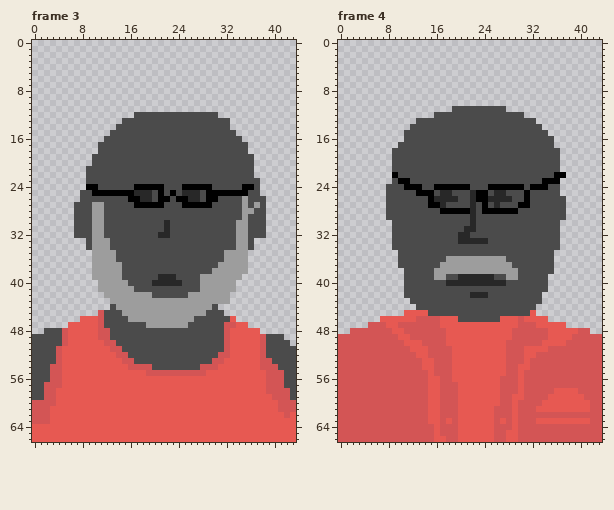
Edited in one commit: pixel-art file (sprite/aseprite/MaleFaceComponentsReSize.aseprite). Above, as it was before the edit.
44x67 pixels, 5 frames. Shown: frame 3, frame 4. The commit also changed other frames, which this record leaves out.
After:
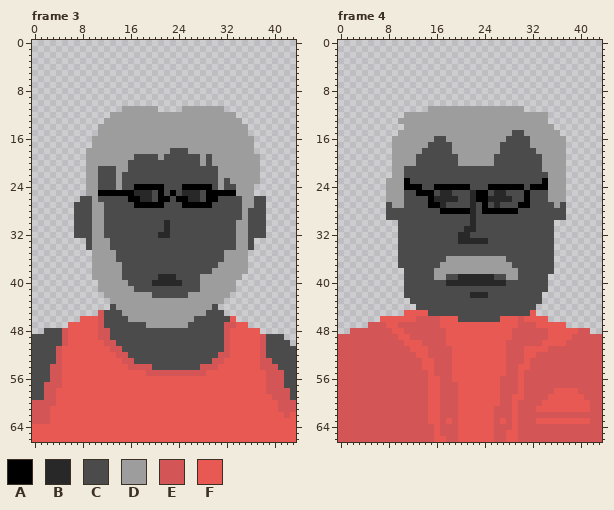
Palette (. is transparent): A #000000  B #282828  C #4b4b4b  D #9d9d9d  E #d35555  F #e75952
Diff:
layer "Hair" now shown
Frame 3, layers "Hair", "Beard", "FaceShape":
y 11: x 15..20 ...... -> DDDDDD; x 25..31 ....... -> DDDDDDD
y 12: x 13..33 ....CCCCCCCCCCCCCC... -> DDDDDDDDDDDDDDDDDDDDD
y 13: x 12..34 ...CCCCCCCCCCCCCCCCCC.. -> DDDDDDDDDDDDDDDDDDDDDDD
y 14: x 11..35 ...CCCCCCCCCCCCCCCCCCC... -> DDDDDDDDDDDDDDDDDDDDDDDDD
y 15: x 11..35 ..CCCCCCCCCCCCCCCCCCCCC.. -> DDDDDDDDDDDDDDDDDDDDDDDDD
y 16: x 10..36 ..CCCCCCCCCCCCCCCCCCCCCCC.. -> DDDDDDDDDDDDDDDDDDDDDDDDDDD
y 17: x 10..36 .CCCCCCCCCCCCCCCCCCCCCCCCC. -> DDDDDDDDDDDDDDDDDDDDDDDDDDD
y 18: x 9..22 ..CCCCCCCCCCCC -> DDDDDDDDDDDDDD; x 26..36 CCCCCCCCCC. -> DDDDDDDDDDD
y 19: x 9..16 .CCCCCCC -> DDDDDDDD; x 21 C -> D; x 28 C -> D; x 30..37 CCCCCCC. -> DDDDDDDD
y 20: x 9..15 .CCCCCC -> DDDDDDD; x 28 C -> D; x 30..37 CCCCCCC. -> DDDDDDDD
y 21: x 9..10 CC -> DD; x 14..15 CC -> DD; x 31..37 CCCCCC. -> DDDDDDD
y 22: x 9..10 CC -> DD; x 14 C -> D; x 31..37 CCCCCC. -> DDDDDDD
y 23: x 9..10 CC -> DD; x 14 C -> D; x 31 C -> D; x 33..37 CCCCC -> DDDDD
y 24: x 9..10 AA -> DD; x 14 C -> D; x 31 C -> D; x 34..37 CAAC -> DDD.
y 25: x 8..10 CCA -> .DD; x 34..37 AACC -> DDD.
y 26: x 10 C -> D; x 36 C -> D
y 27: x 36..37 CD -> DC
y 28: x 36 D -> C
y 43: x 32 D -> .
Frame 4, layers "Hair", "FaceShape":
y 11: x 15..30 ....CCCCCCCCC... -> DDDDDDDDDDDDDDDD
y 12: x 11..34 .....CCCCCCCCCCCCCCC.... -> DDDDDDDDDDDDDDDDDDDDDDDD
y 13: x 10..34 ...CCCCCCCCCCCCCCCCCCCC.. -> DDDDDDDDDDDDDDDDDDDDDDDDD
y 14: x 11..35 .CCCCCCCCCCCCCCCCCCCCCC.. -> DDDDDDDDDDDDDDDDDDDDDDDDD
y 15: x 10..28 .CCCCCCCCCCCCCCCCCC -> DDDDDDDDDDDDDDDDDDD; x 31..36 CCCC.. -> DDDDDD
y 16: x 9..15 ..CCCCC -> DDDDDDD; x 18..27 CCCCCCCCCC -> DDDDDDDDDD; x 32..37 CCCC.. -> DDDDDD
y 17: x 9..14 .CCCCC -> DDDDDD; x 19..26 CCCCCCCC -> DDDDDDDD; x 32..37 CCCC.. -> DDDDDD
y 18: x 9..13 CCCCC -> DDDDD; x 19..26 CCCCCCCC -> DDDDDDDD; x 33..37 CCCC. -> DDDDD
y 19..20: x 9..12 CCCC -> DDDD; x 20..25 CCCCCC -> DDDDDD; x 34..37 CCC. -> DDDD
y 21: x 9..10 CC -> DD; x 34..37 CCC. -> DDDD
y 22: x 9..10 AC -> DD; x 35..37 CAA -> DDD
y 23: x 8..10 .CA -> DDD; x 35..37 AA. -> DDD
y 24..25: x 8..10 CCC -> DDD; x 35..37 CC. -> DDD
y 26: x 8..10 CCC -> DDD; x 35..37 CCC -> DDD
y 27: x 9..10 CC -> DD; x 36 C -> D
y 30..34: x 9 C -> .; x 36 C -> .
Where, in picture pixels (left, top, right, bottom), the same in both pictures:
changed: (80, 106, 260, 214)
erased: (224, 298, 230, 304)
changed: (386, 106, 566, 250)
